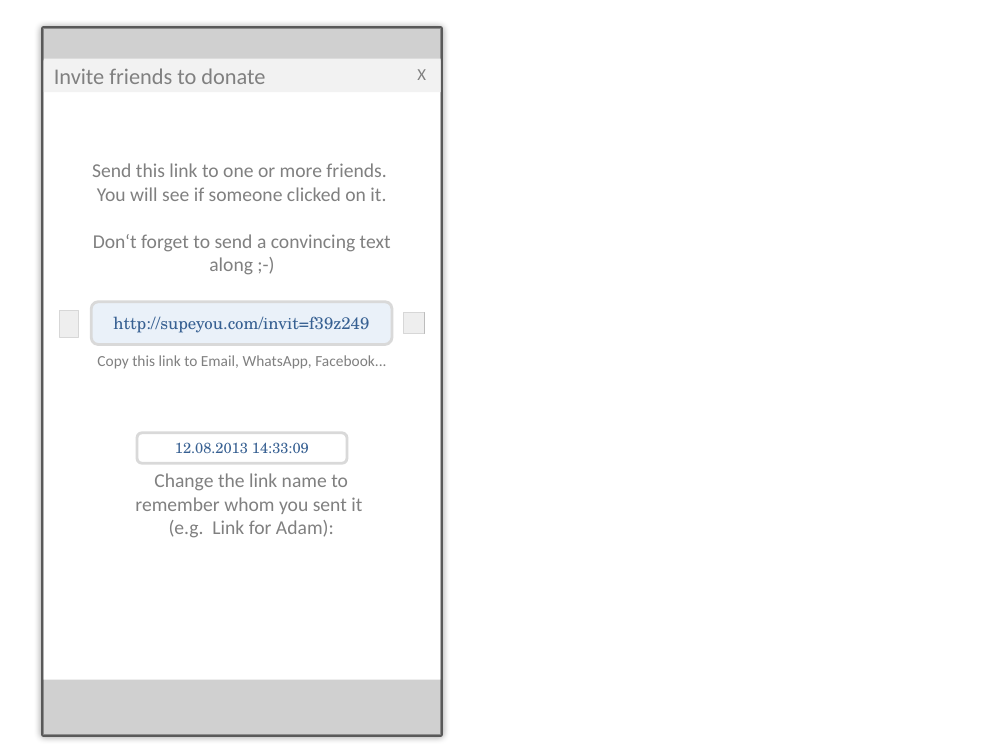
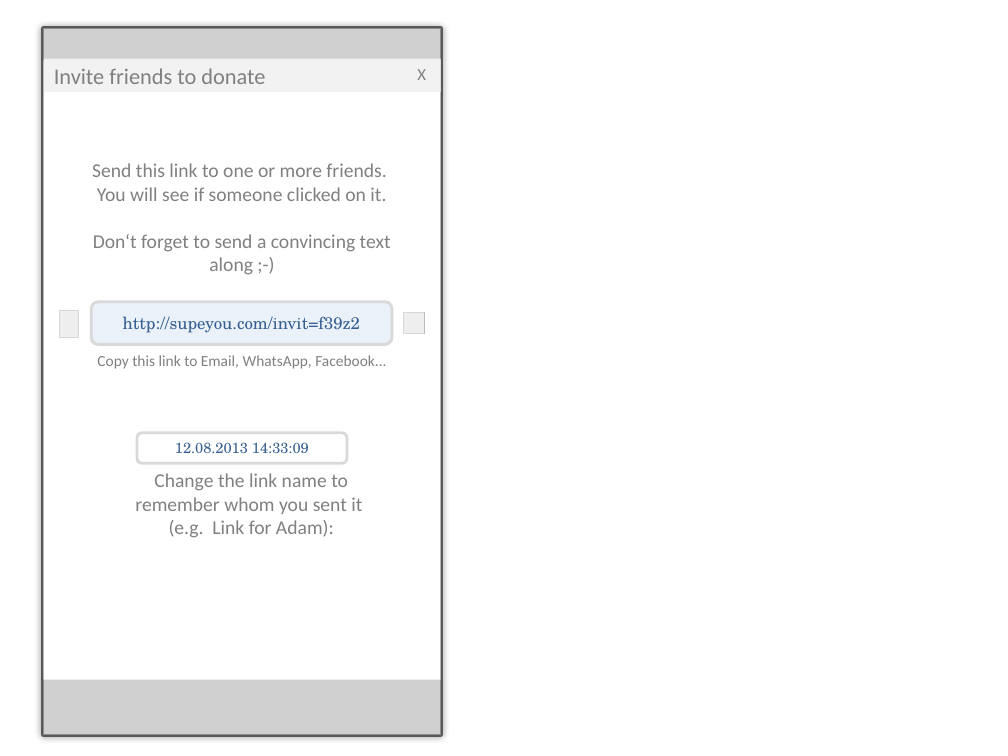
Before and after one commit to MoritzTheile/com.supeyou, a slide deck: slide 8 of com.supeyou.project/doc/SupeYou.pptx. Drawn at 1008x756 pixels with LibreOffice and Linux fonts; fonts in the diff are those of the drawing; grey boxes stand for pictures. Boxes give left, top, right and bottom in pixels: in the first picture for what was removed or moved away, otherwise in the second. Text is boxed around its words. In the diff, an @@ line names an element or a change of style, - is before the commit and + after.

```diff
--- a/com.supeyou.project/doc/SupeYou.pptx
+++ b/com.supeyou.project/doc/SupeYou.pptx
@@ text in rounded rectangle at (123,316,360,333): text changed @@
-http://supeyou.com/invit=f39z249
+http://supeyou.com/invit=f39z2
```
Also in this commit, not shown: 5 other slides changed, 9 slides added, 2 slides removed.
